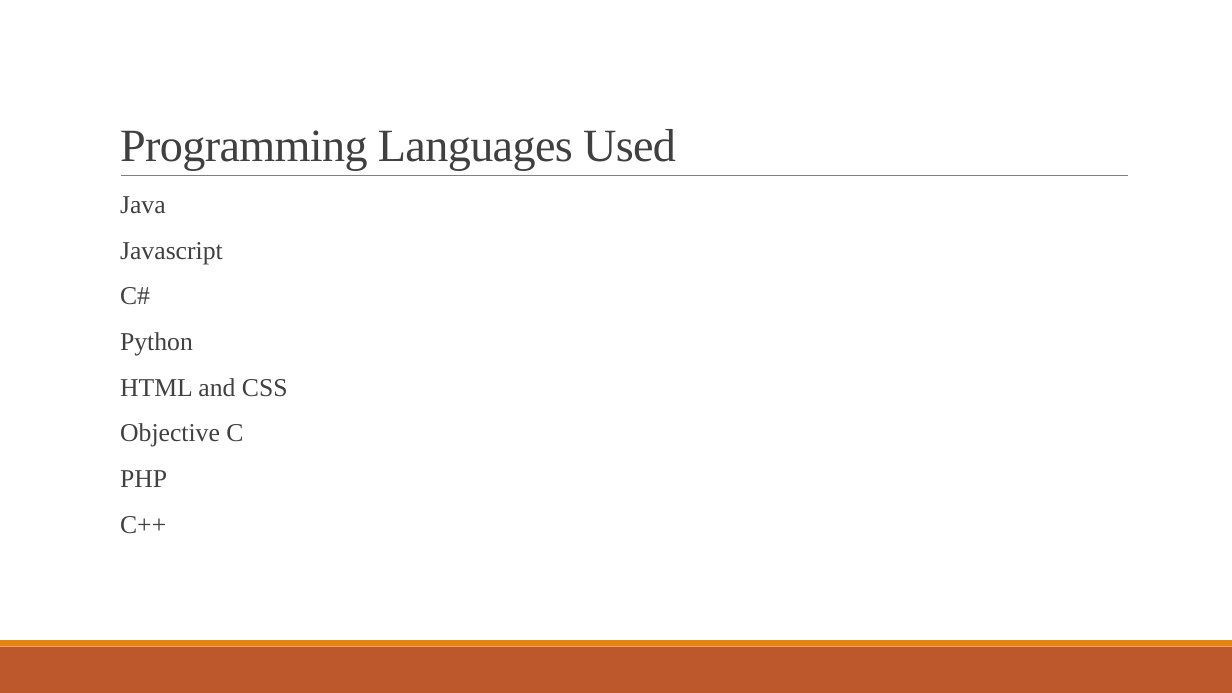
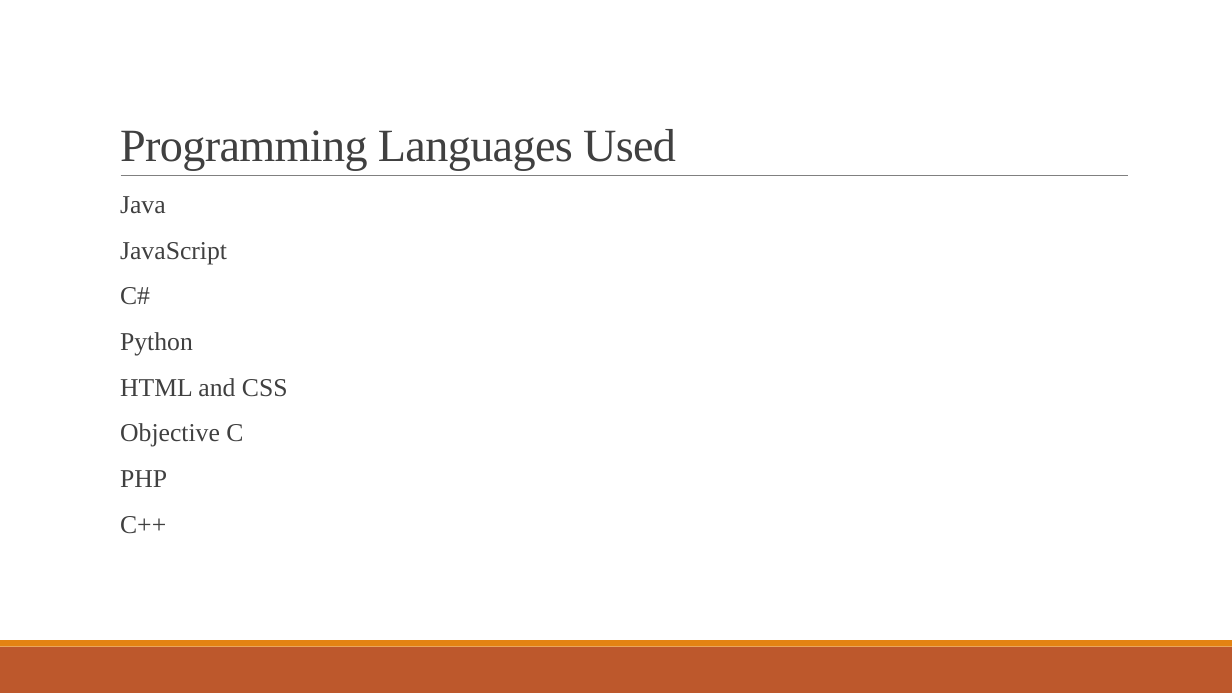
Before and after one commit to Ravishka123/Lectures_And_Talks, a slide deck: slide 4 of No-Code_Low-Code Development/No-Code_Low-Code Development.pptx. Drawn at 1232x693 pixels with LibreOffice and Linux fonts; fonts in the diff are those of the drawing. Boxes give left, top, right and bottom in pixels: in the first picture for what was removed or moved away, otherwise in the second. Text is boxed around its words. In the diff, an @@ line names an element or a change of style, - is before the commit and + after.

```diff
--- a/No-Code_Low-Code Development/No-Code_Low-Code Development.pptx
+++ b/No-Code_Low-Code Development/No-Code_Low-Code Development.pptx
@@ text at (120, 242, 227, 264): text changed @@
-  Javascript
+  JavaScript
```
Also in this commit, not shown: 2 other slides changed, 1 other file.
